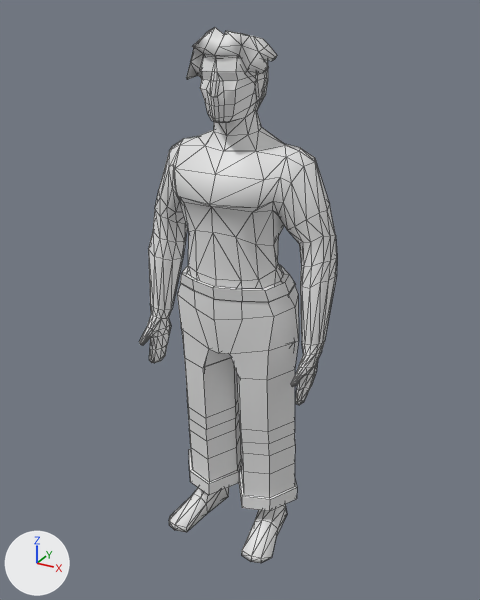
Two versions of the Blender file characters/humanoid_basemesh.blend, one commit apart.
Both versions are drawn from a 50 mm lens placed at (1.045, -1.845, 1.898), pointed at (0.017, 0.024, 0.963). Every picture has the same lights, and +X, +Y and +Z are marked at lower left. The picture after the commit comes second. Mesh edges are drawn as thin lines.

Names of what the first picture shows: 'Basemesh', 'Hair', 'Headmesh', 'Pants'.
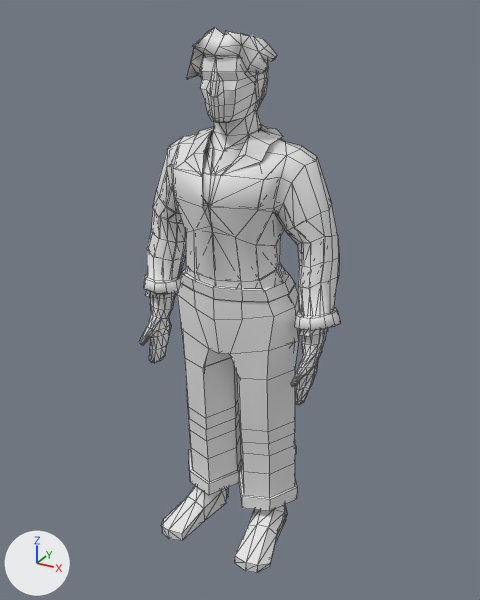
Edits to the scene script, one JSON object a line:
```json
{"block": "me_cube_005", "where": "me_cube_005.from_pydata(...)  # 298 vertices, 308 faces; spans x -0.345..0.345, y -0.134..0.163, z -0.103..0.481"}
{"block": "me_cube_005", "where": "# used by ob_shirt; location = (0.0, 0.0, 1.023); scale = (1.11, 1.11, 1.11)"}
{"block": "me_cube_005", "change": "me_cube_005 part 1"}
{"op": "set", "path": "me_cube_005.vertices[13].co", "old": "(0.166, -0.06, 0.301)", "new": "(0.166, -0.06, 0.286)", "note": "pixel (273, 202) -> pixel (273, 207)"}
{"block": "me_cube_005", "change": "me_cube_005 part 2"}
{"op": "set", "path": "me_cube_005.vertices[164].co", "old": "(-0.161, -0.052, 0.273)", "new": "(-0.161, -0.052, 0.257)", "note": "pixel (176, 197) -> pixel (176, 202)"}
{"op": "remove", "block": "ob_boots", "code": "ob_boots.hide_set(True)"}
{"op": "remove", "block": "ob_shirt", "code": "ob_shirt.hide_set(True)"}
{"op": "remove", "block": "ob_undershirt", "code": "ob_undershirt.hide_set(True)"}
```

Changed parts and their boxes [x1, y1, x2, y2] in the pictures (480 x 600 px; the box of a moved part takes in the faces that stretch with it):
```json
{"object": "Shirt", "change": "shown", "after": [143, 125, 341, 331]}
{"object": "Boots", "change": "shown", "after": [161, 444, 297, 573]}
{"object": "Undershirt", "change": "shown", "after": [145, 137, 328, 336]}
{"part": 1, "of": "me_cube_005", "change": "moved or reshaped", "after": [258, 177, 291, 217], "on screen": "not visible before"}
{"part": 2, "of": "me_cube_005", "change": "moved or reshaped", "after": [175, 198, 194, 233], "on screen": "not visible before"}
{"object": "Basemesh", "change": "unchanged, covered by the edit", "before": [139, 111, 337, 563], "after": [139, 111, 326, 558]}
```
